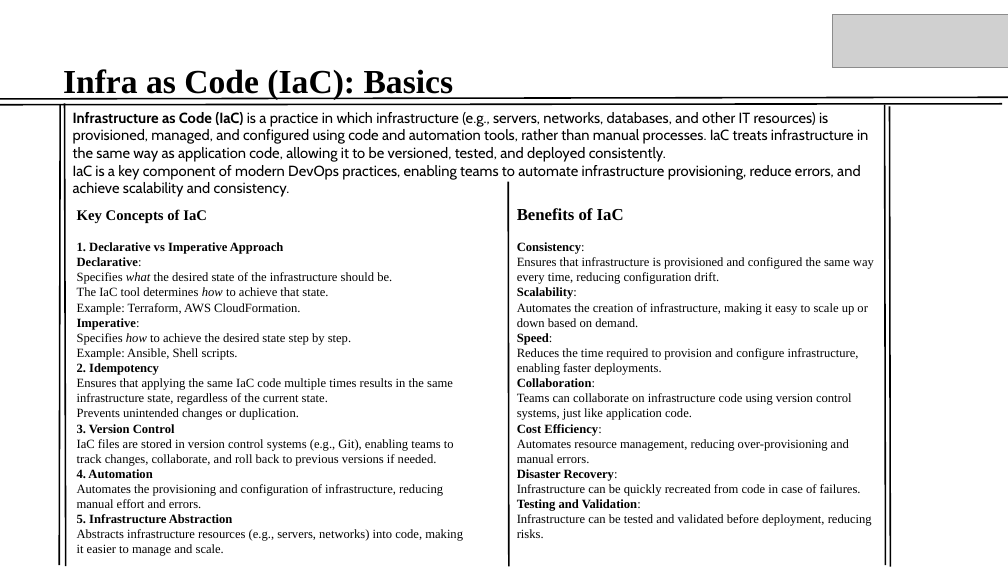
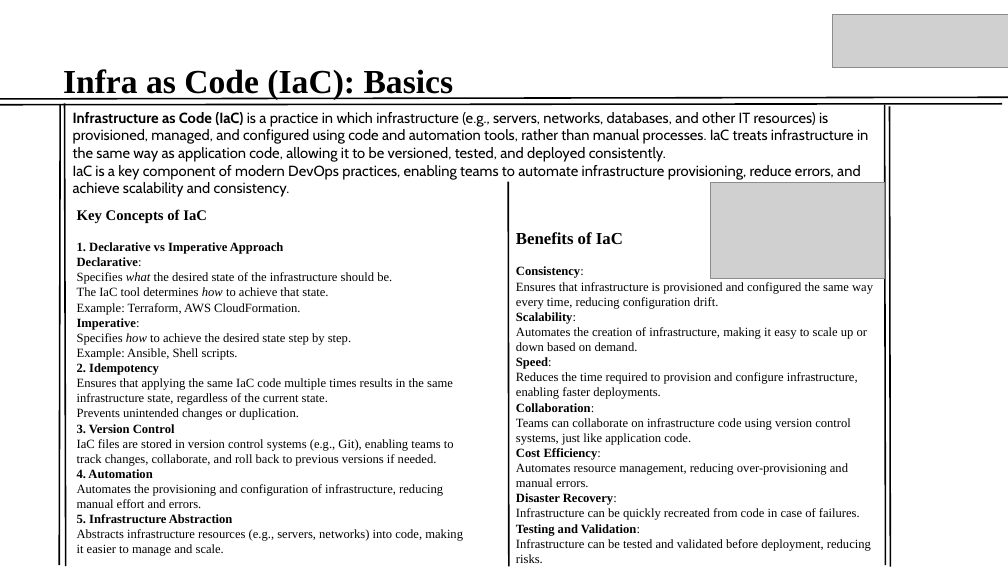
Before and after one commit to keshav-xenon/linux-task, a slide deck: slide 16 of module 3.pptx. Drawn at 1008x567 pixels with LibreOffice and Linux fonts; fonts in the diff are those of the drawing; grey boxes stand for pictures. Boxes give left, top, right and bottom in pixels: in the first picture for what was removed or moved away, otherwise in the second. Text is boxed around its words. In the diff, an @@ line names an element or a change of style, - is before the commit and + after.

```diff
--- a/module 3.pptx
+++ b/module 3.pptx
@@ picture added at bbox=[710, 182, 884, 278] @@
@@ text "Benefits of IaC": place and size @@
-text "Benefits of IaC" at bbox=[517, 208, 874, 538]
+text "Benefits of IaC" at bbox=[516, 232, 873, 563]
```
Also in this commit, not shown: 8 other slides changed.
